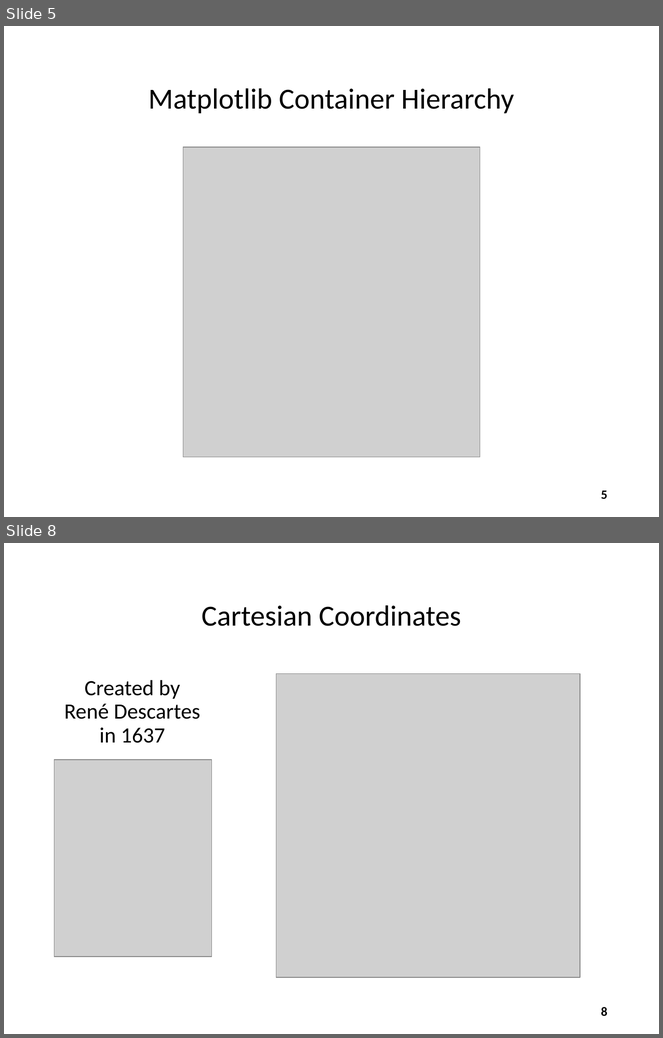
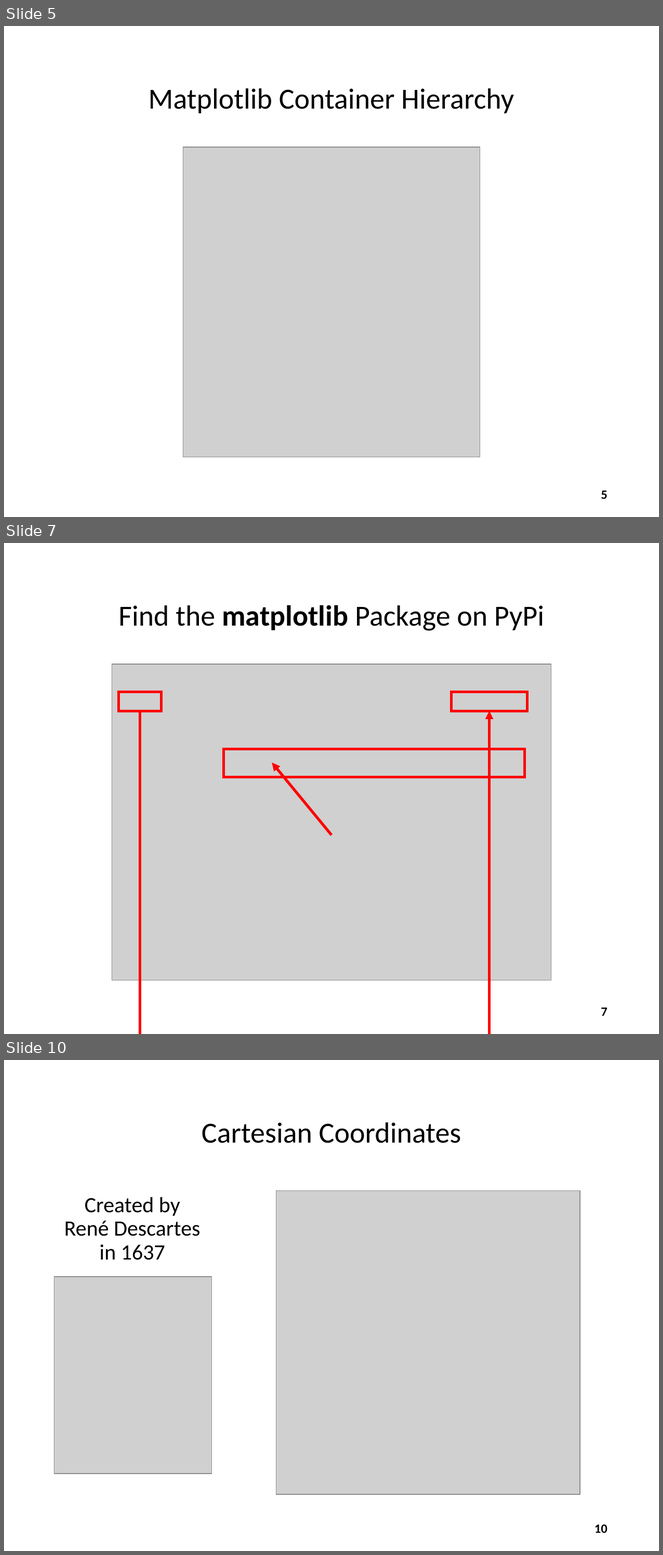
Before and after one commit to dbiersach/scicomp101, a slide deck: Session 03 - Making Line Graphs/Session 03 - Making Line Graphs.pptx. Shown one above the other, each under a label of ours: slides 5 and 8 before the commit, slides 5, 7 and 10 after it; the slides between them are not shown. The pictures are 663x1038 and 663x1555 pixels, drawn with LibreOffice and Linux fonts; fonts in the diff are those of the drawing; grey boxes stand for pictures. Boxes give left, top, right and bottom in pixels: in the first picture for what was removed or moved away, otherwise in the second. Text is boxed around its words. In the diff, an @@ line names an element or a change of style, - is before the commit and + after.

Commit message:
Update packages

```diff
--- a/Session 03 - Making Line Graphs/Session 03 - Making Line Graphs.pptx
+++ b/Session 03 - Making Line Graphs/Session 03 - Making Line Graphs.pptx
@@ slide 7 added at (4, 543, 659, 1034), background #FFFFFF @@
@@ title added at (118, 605, 544, 631), 32 pt, text #000000 @@
+Find the matplotlib Package on PyPi
@@ picture added at (112, 664, 552, 981) @@
@@ rectangle added at (118, 692, 161, 711), outline #FF0000 3 pt @@
@@ rectangle added at (452, 692, 528, 711), outline #FF0000 3 pt @@
@@ elbow arrow added from (140, 711) to (490, 711), #FF0000 3 pt @@
@@ rectangle added at (223, 749, 525, 778), outline #FF0000 3 pt @@
@@ arrow added from (332, 835) to (272, 762), #FF0000 3 pt @@
@@ page number added at (601, 1008, 607, 1016), 14 pt, text #000000, bold @@
+7
@@ what was slide 8 is now slide 10 @@
@@ page number at (595, 1525, 608, 1533): text changed @@
-8
+10
```
Also in this commit, not shown: 1 slide changed, 1 other slide added.
